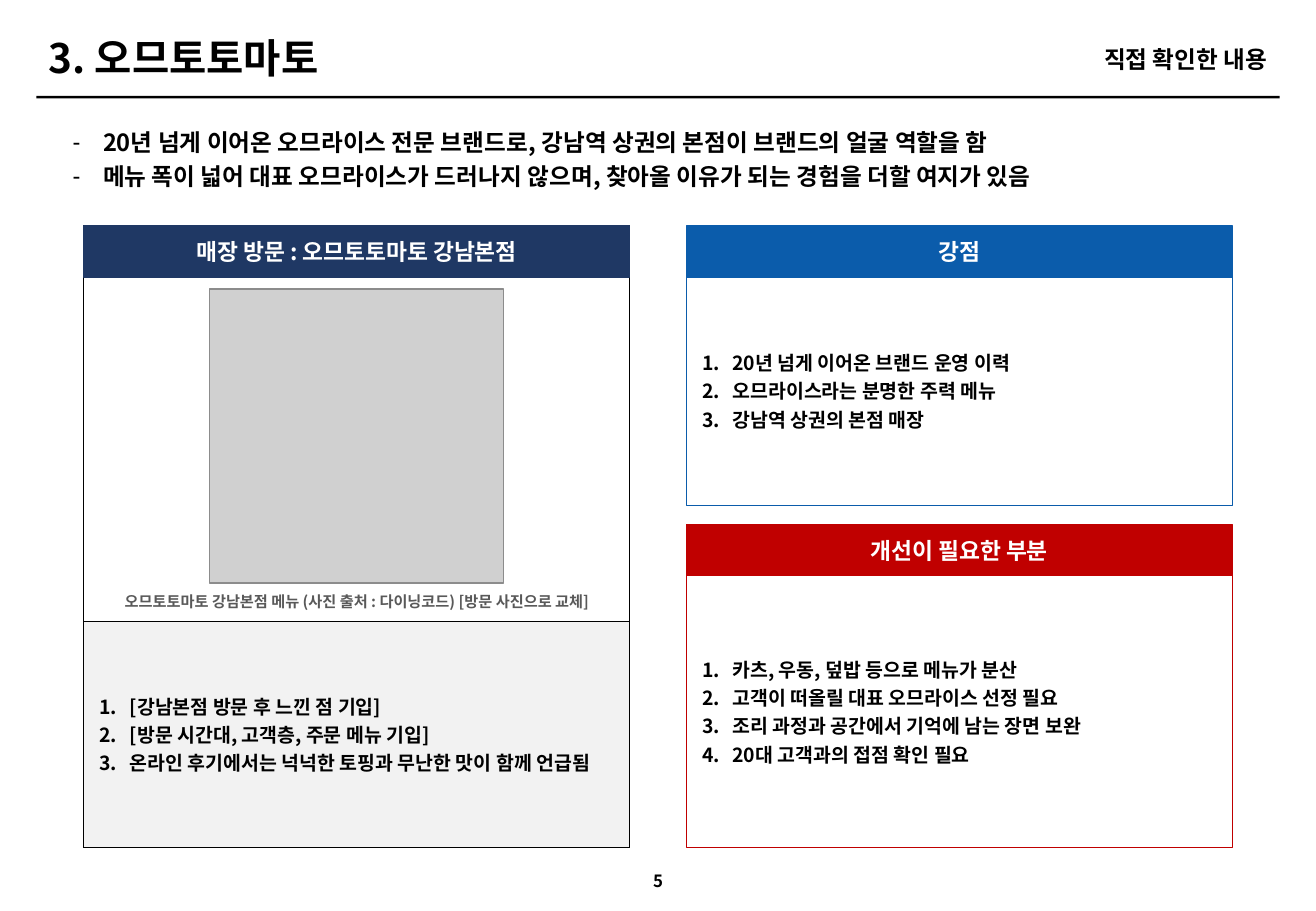
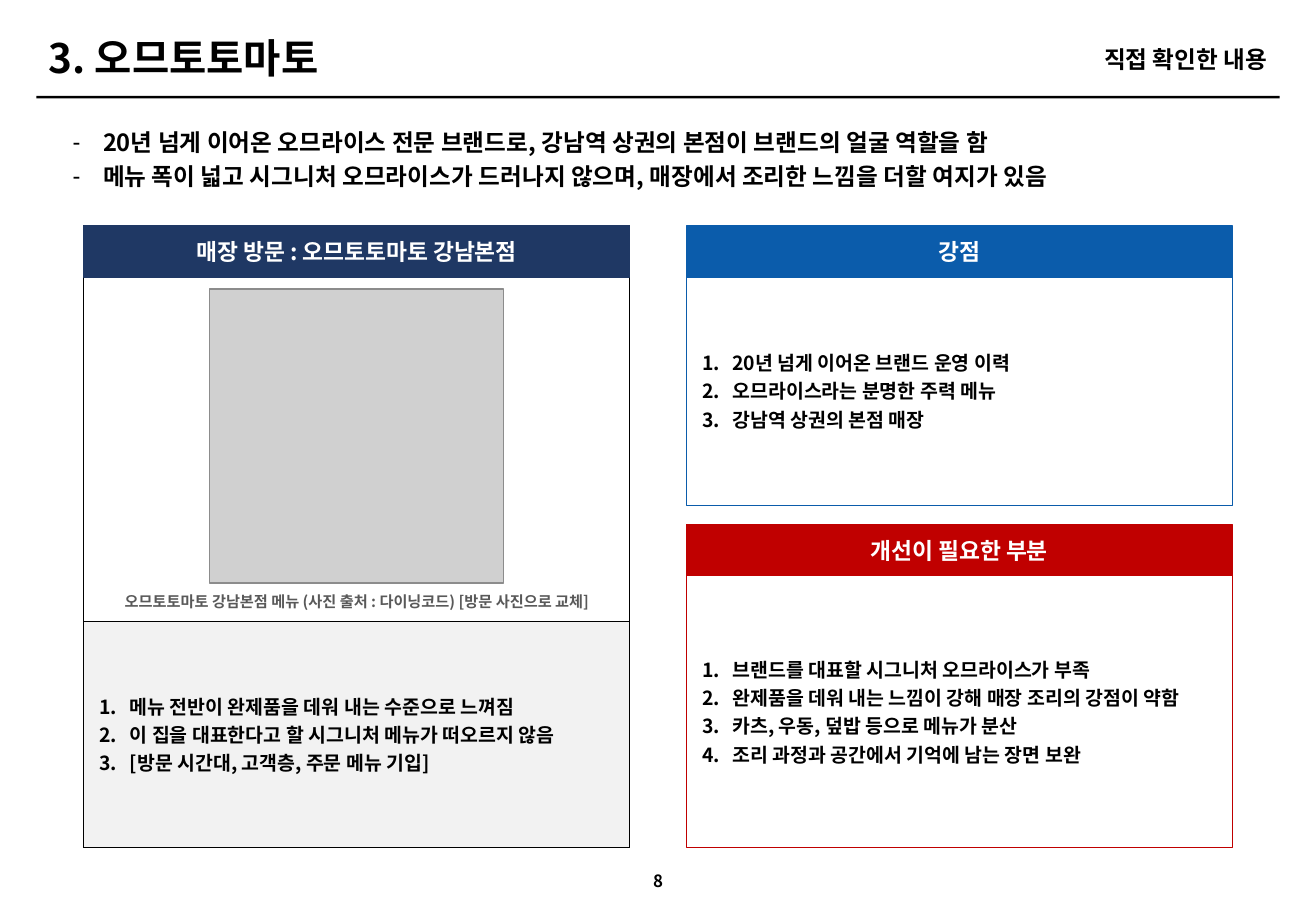
Before and after one commit to grandnim-wq/Claude, a slide deck: slide 8 of 아모제_3개브랜드_개선전략_최종.pptx (slide 5 before the commit). Drawn at 1316x911 pixels with LibreOffice and Linux fonts; fonts in the diff are those of the drawing; grey boxes stand for pictures. Boxes give left, top, right and bottom in pixels: in the first picture for what was removed or moved away, otherwise in the second. Text is boxed around its words. In the diff, an @@ line names an element or a change of style, - is before the commit and + after.

```diff
--- a/아모제_3개브랜드_개선전략_최종.pptx
+++ b/아모제_3개브랜드_개선전략_최종.pptx
@@ text at [103,165,1046,190]: text changed @@
-– 메뉴 폭이 넓어 대표 오므라이스가 드러나지 않으며, 찾아올 이유가 되는 경험을 더할 여지가 있음
+– 메뉴 폭이 넓고 시그니처 오므라이스가 드러나지 않으며, 매장에서 조리한 느낌을 더할 여지가 있음
@@ text at [732,660,1179,707]: paragraphs added @@
+1. 브랜드를 대표할 시그니처 오므라이스가 부족
+2. 완제품을 데워 내는 느낌이 강해 매장 조리의 강점이 약함
@@ text at [732,688,1059,707]: paragraph removed @@
-2. 고객이 떠올릴 대표 오므라이스 선정 필요
@@ text at [130,697,554,744]: text changed @@
-1. [강남본점 방문 후 느낀 점 기입]
+1. 메뉴 전반이 완제품을 데워 내는 수준으로 느껴짐
+2. 이 집을 대표한다고 할 시그니처 메뉴가 떠오르지 않음
@@ text at [732,745,970,764]: paragraph removed @@
-4. 20대 고객과의 접점 확인 필요
@@ text at [732,745,1081,764]: less space between paragraphs @@
@@ text at [130,753,590,772]: paragraph removed @@
-3. 온라인 후기에서는 넉넉한 토핑과 무난한 맛이 함께 언급됨
@@ text at [130,753,429,774]: less space between paragraphs @@
@@ page number at [653,874,663,888]: text changed @@
-5
+8
```
Also in this commit, not shown: 8 other slides changed, 10 slides added.
